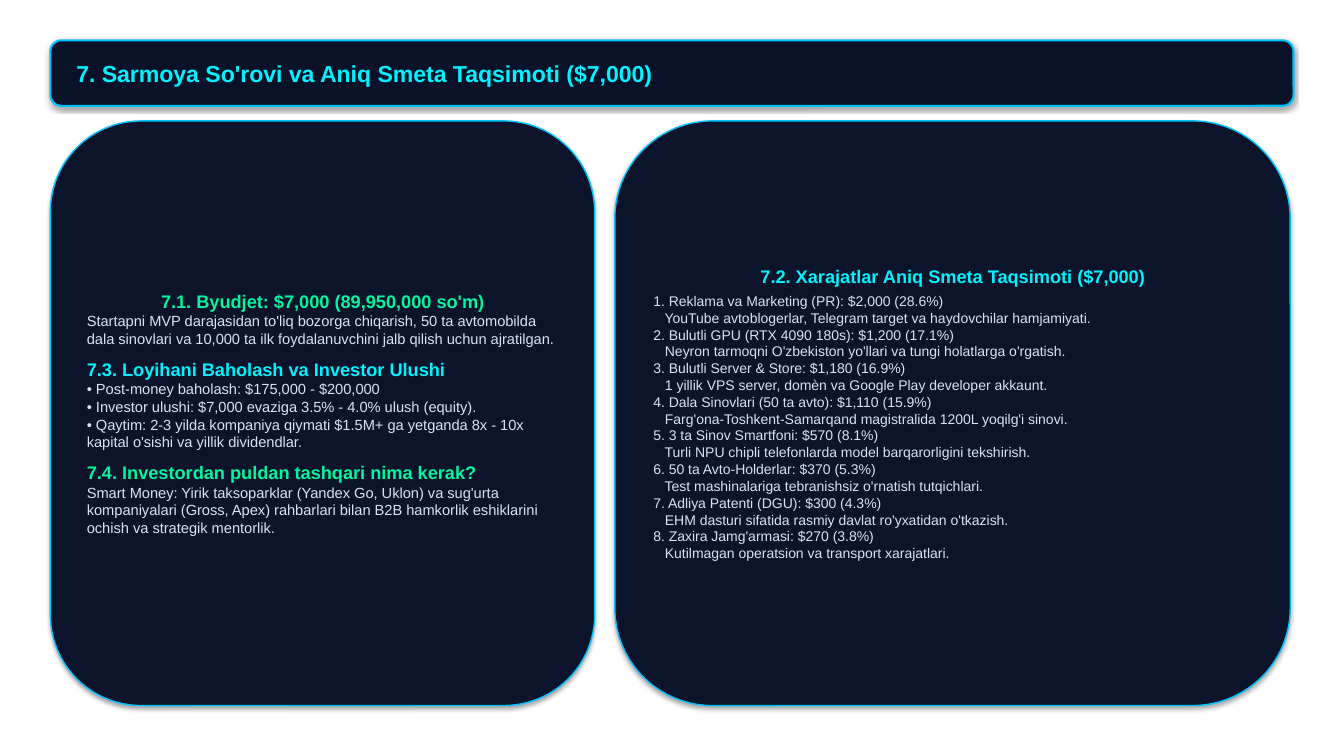
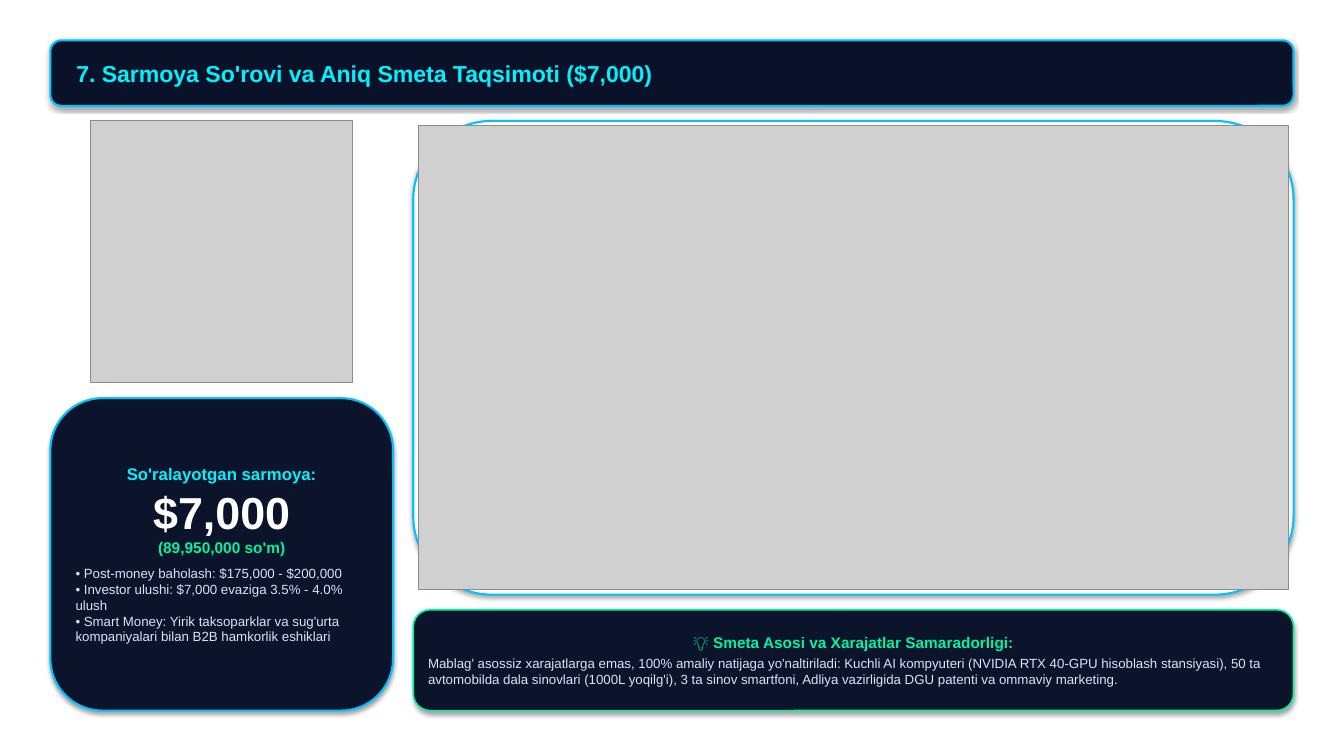
Before and after one commit to abdukamolismoilov5-dotcom/hamroh-ai, a slide deck: slide 10 of docs/presentations/1_HamrohAI_Canva_Shablon_Taqdimot_7000$.pptx. Drawn at 1344x756 pixels with LibreOffice and Linux fonts; fonts in the diff are those of the drawing; grey boxes stand for pictures; background and template pictures are left out. Boxes give left, top, right and bottom in pixels: in the first picture for what was removed or moved away, otherwise in the second. Text is boxed around its words. In the diff, an @@ line names an element or a change of style, - is before the commit and + after.

```diff
--- a/docs/presentations/1_HamrohAI_Canva_Shablon_Taqdimot_7000$.pptx
+++ b/docs/presentations/1_HamrohAI_Canva_Shablon_Taqdimot_7000$.pptx
@@ picture added at bbox=[91, 121, 353, 383] @@
@@ rounded rectangle added at bbox=[413, 121, 1294, 595], fill #FFFFFF, outline #00C2FF 1.5 pt @@
@@ picture added at bbox=[418, 126, 1289, 590] @@
@@ rounded rectangle removed at bbox=[615, 121, 1291, 706] @@
-7.2. Xarajatlar Aniq Smeta Taqsimoti ($7,000)
-1. Reklama va Marketing (PR): $2,000 (28.6%)
-YouTube avtoblogerlar, Telegram target va haydovchilar hamjamiyati.
-2. Bulutli GPU (RTX 4090 180s): $1,200 (17.1%)
-Neyron tarmoqni O'zbekiston yo'llari va tungi holatlarga o'rgatish.
-3. Bulutli Server & Store: $1,180 (16.9%)
-1 yillik VPS server, domèn va Google Play developer akkaunt.
-4. Dala Sinovlari (50 ta avto): $1,110 (15.9%)
-Farg'ona-Toshkent-Samarqand magistralida 1200L yoqilg'i sinovi.
-5. 3 ta Sinov Smartfoni: $570 (8.1%)
-Turli NPU chipli telefonlarda model barqarorligini tekshirish.
-6. 50 ta Avto-Holderlar: $370 (5.3%)
-Test mashinalariga tebranishsiz o'rnatish tutqichlari.
-7. Adliya Patenti (DGU): $300 (4.3%)
-EHM dasturi sifatida rasmiy davlat ro'yxatidan o'tkazish.
-8. Zaxira Jamg'armasi: $270 (3.8%)
-Kutilmagan operatsion va transport xarajatlari.
@@ rounded rectangle "So'ralayotgan sarmoya:": place and size @@
-rounded rectangle "So'ralayotgan sarmoya:" at bbox=[50, 121, 595, 706]
+rounded rectangle "So'ralayotgan sarmoya:" at bbox=[50, 398, 393, 711]
@@ rounded rectangle "So'ralayotgan sarmoya:" at bbox=[50, 398, 393, 711]: outline #00C2FF 1 pt to #00C2FF 1.5 pt @@
@@ text in rounded rectangle at bbox=[76, 468, 342, 644]: text changed; size 10.5 to 9.5 pt @@
-7.1. Byudjet: $7,000 (89,950,000 so'm)
-Startapni MVP darajasidan to'liq bozorga chiqarish, 50 ta avtomobilda dala sinovlari va 10,000 ta ilk foydalanuvchini jalb qilish uchun ajratilgan.
-7.3. Loyihani Baholash va Investor Ulushi
-• Post-money baholash: $175,000 - $200,000
-• Investor ulushi: $7,000 evaziga 3.5% - 4.0% ulush (equity).
-• Qaytim: 2-3 yilda kompaniya qiymati $1.5M+ ga yetganda 8x - 10x kapital o'sishi va yillik dividendlar.
-7.4. Investordan puldan tashqari nima kerak?
-Smart Money: Yirik taksoparklar (Yandex Go, Uklon) va sug'urta kompaniyalari (Gross, Apex) rahbarlari bilan B2B hamkorlik eshiklarini ochish va strategik mentorlik.
+So'ralayotgan sarmoya:
+$7,000
+(89,950,000 so'm)
+• Post-money baholash: $175,000 - $200,000
+• Investor ulushi: $7,000 evaziga 3.5% - 4.0% ulush
+• Smart Money: Yirik taksoparklar va sug'urta kompaniyalari bilan B2B hamkorlik eshiklari
@@ rounded rectangle added at bbox=[413, 610, 1294, 711], fill #0B142A, outline #00F5A0 1.2 pt, 9.5 pt, text #D7E4F5 @@
+💡 Smeta Asosi va Xarajatlar Samaradorligi:
+Mablag' asossiz xarajatlarga emas, 100% amaliy natijaga yo'naltiriladi: Kuchli AI kompyuteri (NVIDIA RTX 40-GPU hisoblash stansiyasi), 50 ta avtomobilda dala sinovlari (1000L yoqilg'i), 3 ta sinov smartfoni, Adliya vazirligida DGU patenti va ommaviy marketing.
```
Also in this commit, not shown: 5 other files.
